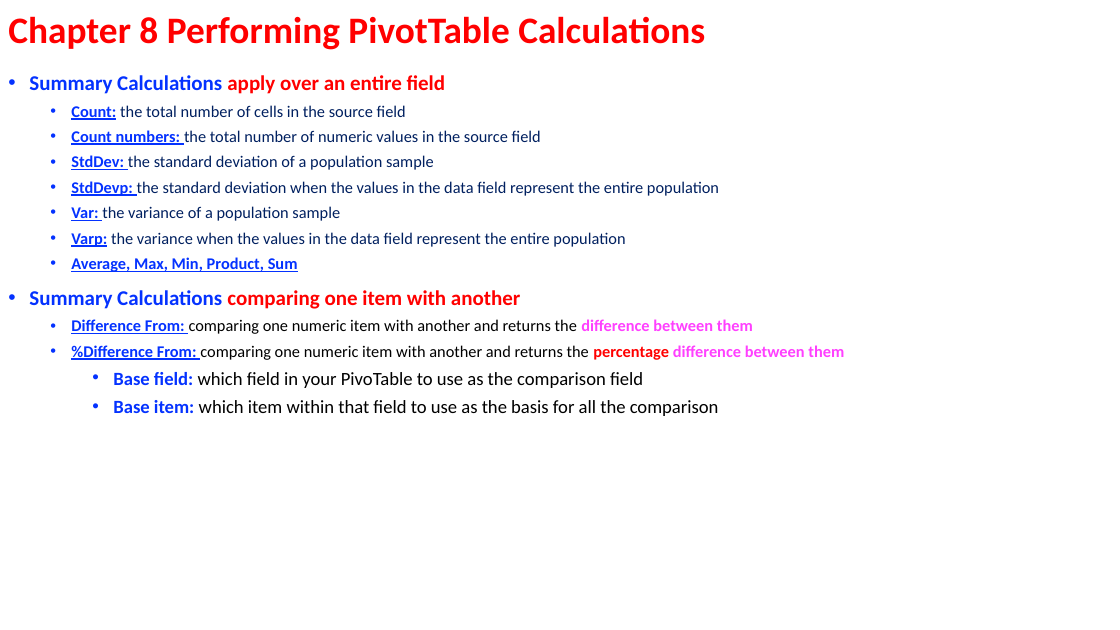
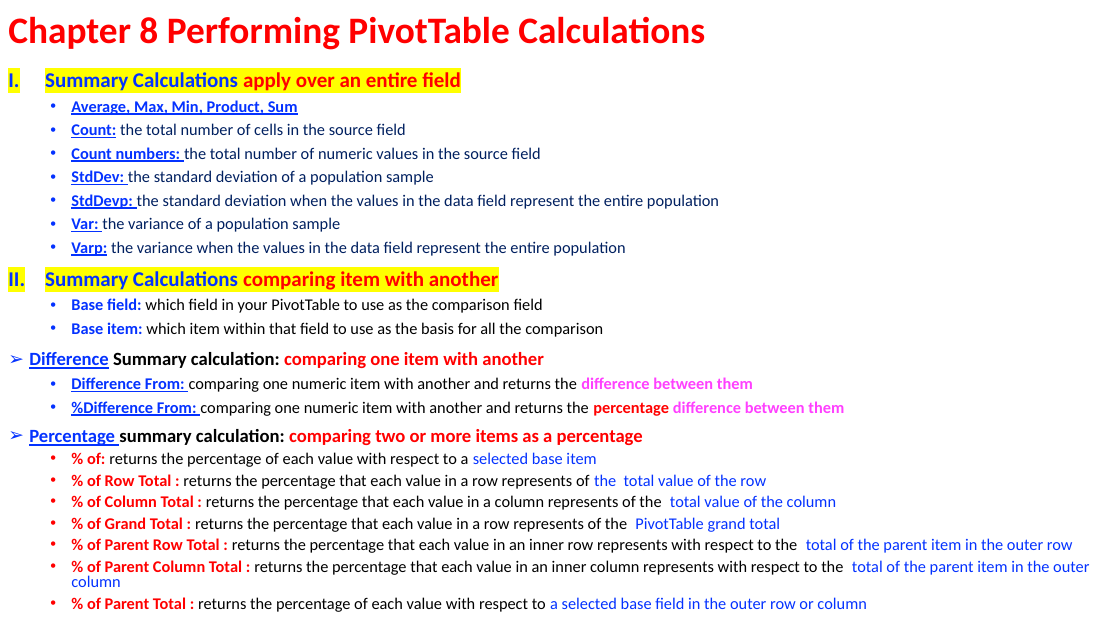
Before and after one commit to ArielMei/arielmei.github.io, a slide deck: slide 9 of EXCEL/ExcelDataAnalysisFD_Examples/Excel data analysis for dummies Outline.pptx. Drawn at 1120x630 pixels with LibreOffice and Linux fonts; fonts in the diff are those of the drawing. Boxes give left, top, right and bottom in pixels: in the first picture for what was removed or moved away, otherwise in the second. Text is boxed around its words. In the diff, an @@ line names an element or a change of style, - is before the commit and + after.

```diff
--- a/EXCEL/ExcelDataAnalysisFD_Examples/Excel data analysis for dummies Outline.pptx
+++ b/EXCEL/ExcelDataAnalysisFD_Examples/Excel data analysis for dummies Outline.pptx
@@ text at (x1=45, y1=72, x2=844, y2=416): highlight none to #FFFF00 in "Summary Calculations apply over an entire field"; bullet • to I.; line spacing 1 to 0.9 @@
@@ text at (x1=71, y1=100, x2=298, y2=115): paragraph added @@
+  • Average, Max, Min, Product, Sum
@@ text at (x1=29, y1=271, x2=603, y2=369): text changed; size 18 to 14 pt; text colour #0432FF to #000000 @@
-  • Average, Max, Min, Product, Sum
-• Summary Calculations comparing one item with another
+II. Summary Calculations comparing item with another
+  • Base field: which field in your PivotTable to use as the comparison field
+  • Base item: which item within that field to use as the basis for all the comparison
+➢ Difference Summary calculation: comparing one item with another
@@ text at (x1=29, y1=429, x2=1089, y2=612): text changed; size 16 to 14 pt @@
-    • Base field: which field in your PivoTable to use as the comparison field
-    • Base item: which item within that field to use as the basis for all the comparison
+➢ Percentage summary calculation: comparing two or more items as a percentage
+  • % of: returns the percentage of each value with respect to a selected base item
+  • % of Row Total : returns the percentage that each value in a row represents of the total value of the row
+  • % of Column Total : returns the percentage that each value in a column represents of the total value of the column
+  • % of Grand Total : returns the percentage that each value in a row represents of the PivotTable grand total
+  • % of Parent Row Total : returns the percentage that each value in an inner row represents with respect to the total of the parent item in the outer row
+  • % of Parent Column Total : returns the percentage that each value in an inner column represents with respect to the total of the parent item in the outer column
+  • % of Parent Total : returns the percentage of each value with respect to a selected base field in the outer row or column
```
Also in this commit, not shown: 3 slides added, 7 other files.
